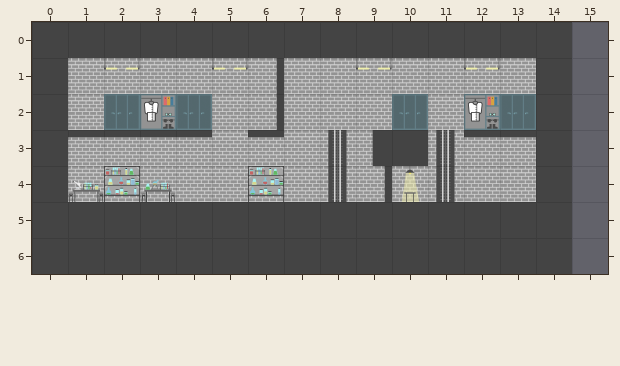
Tiled map, stored at Maze Escape/Level_3.tmx. The first picture shows the starting point.
Cells are 100x100 px. Shown: x 0..15, y 0..6. The old version is drawn lined up with the new one.
New version:
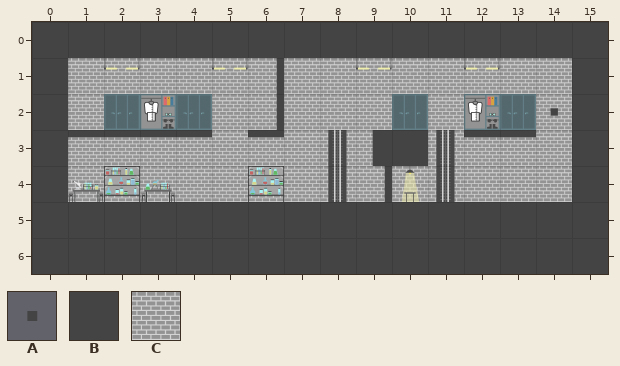
Key: from "ElementsTiles-01-01.png": A 9, B 13, C 26.
_ is an empty cell, . an unchanged one.
Diff:
map size 15x7 -> 16x7 cells
--- layer "Fond"
@@ x 14..14 @@
-1 _
-2 _
-3 _
-4 _
+1 C
+2 C
+3 C
+4 C
--- layer "Solide"
@@ x 14..15 @@
-0 ._
-1 B_
-2 B_
-3 B_
-4 B_
-5 ._
-6 ._
+0 .B
+1 _B
+2 AB
+3 _B
+4 _B
+5 .B
+6 .B
Changed places in both pictures, as pixel boxes (x1, y1, x2, y2):
changed: (536, 22, 608, 274)
